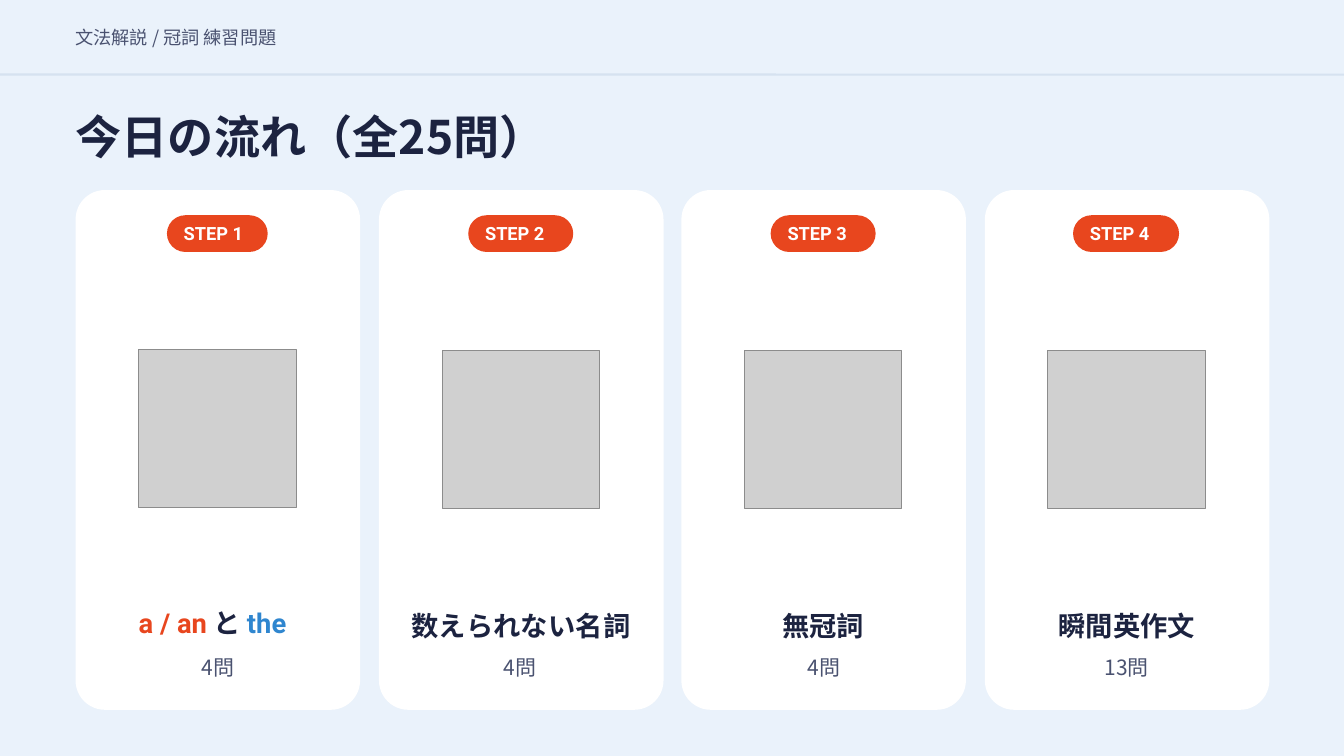
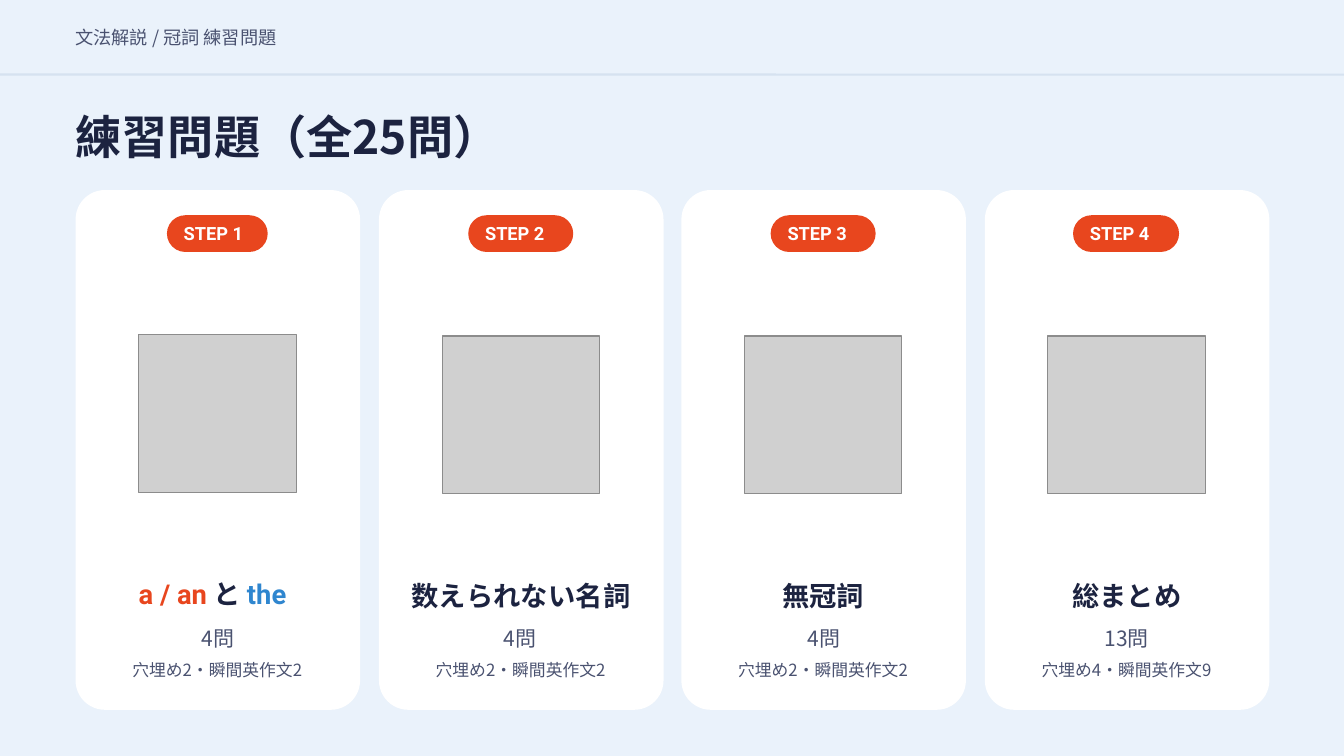
Before and after one commit to hinakajisaki-dev/hina-english, a slide deck: slide 2 of matome/articles-4/articles-4-slides.pptx (slide 3 before the commit). Drawn at 1344x756 pixels with LibreOffice and Linux fonts; fonts in the diff are those of the drawing; grey boxes stand for pictures. Boxes give left, top, right and bottom in pixels: in the first picture for what was removed or moved away, otherwise in the second. Text is boxed around its words. In the diff, an @@ line names an element or a change of style, - is before the commit and + after.

```diff
--- a/matome/articles-4/articles-4-slides.pptx
+++ b/matome/articles-4/articles-4-slides.pptx
@@ text at bbox=[76, 114, 500, 159]: text changed @@
-今日の流れ（全25問）
+練習問題（全25問）
@@ 4 pictures: place and size @@
-4 pictures at bbox=[139, 350, 1206, 508]
+4 pictures at bbox=[139, 335, 1206, 493]
@@ text added at bbox=[1072, 583, 1181, 608], 19.5 pt, text #1C2340, bold @@
+総まとめ
@@ 7 texts: place and size @@
-7 texts at bbox=[139, 611, 1149, 677]
+7 texts at bbox=[139, 582, 1149, 648]
@@ text added at bbox=[132, 662, 302, 678], 12 pt, text #4A5270 @@
+穴埋め2・瞬間英作文2
@@ text added at bbox=[436, 662, 606, 678], 12 pt, text #4A5270 @@
+穴埋め2・瞬間英作文2
@@ text added at bbox=[738, 662, 908, 678], 12 pt, text #4A5270 @@
+穴埋め2・瞬間英作文2
@@ text at bbox=[1042, 662, 1212, 678]: text changed; size 19.5 to 12 pt; text colour #1C2340 to #4A5270; bold off @@
-瞬間英作文
+穴埋め4・瞬間英作文9
```
Also in this commit, not shown: 49 other slides changed, 1 slide added, 2 slides removed, 3 other files.
